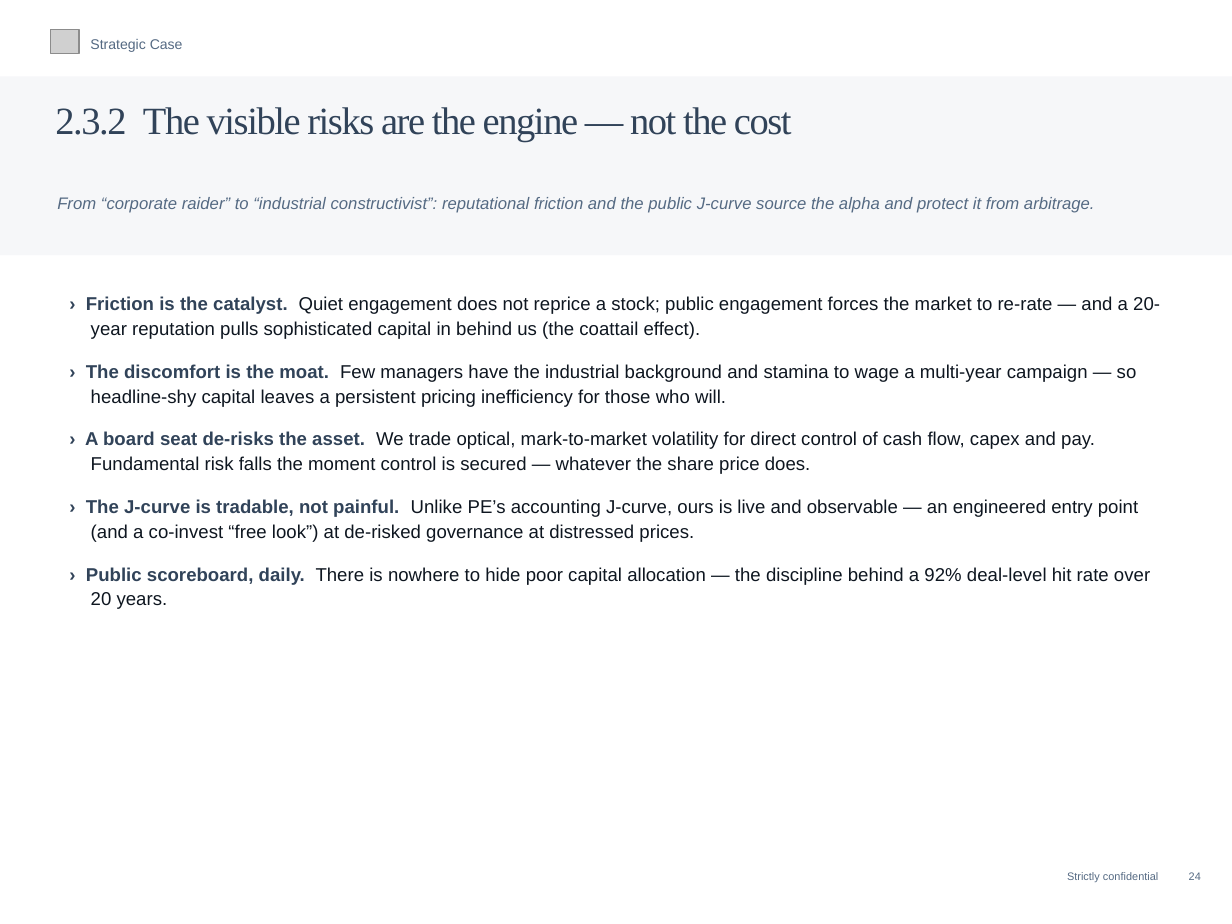
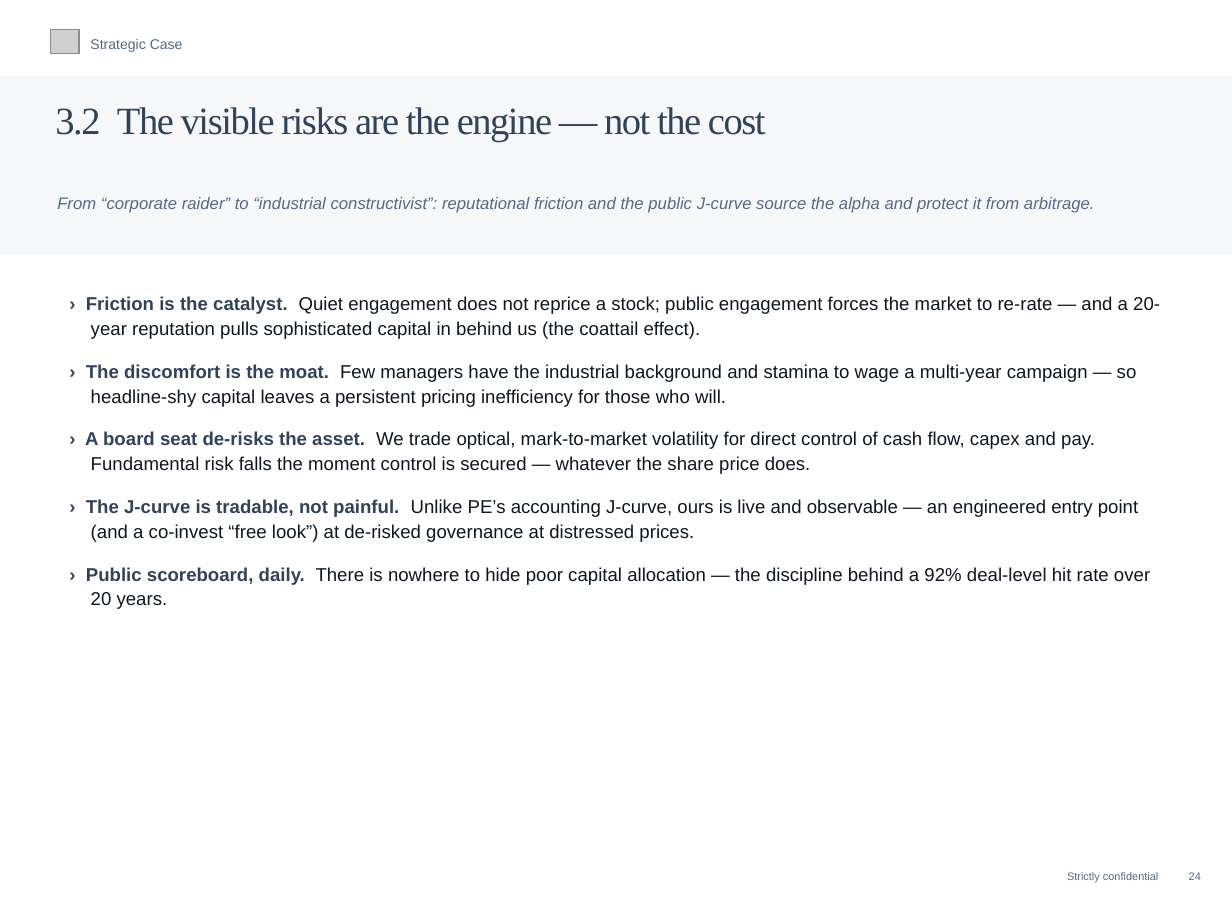
Before and after one commit to charette-lab/Claude, a slide deck: slide 27 of Athanase_Engaged_Ownership_Allocator_Deck.pptx. Drawn at 1232x924 pixels with LibreOffice and Linux fonts; fonts in the diff are those of the drawing; grey boxes stand for pictures. Boxes give left, top, right and bottom in pixels: in the first picture for what was removed or moved away, otherwise in the second. Text is boxed around its words. In the diff, an @@ line names an element or a change of style, - is before the commit and + after.

```diff
--- a/Athanase_Engaged_Ownership_Allocator_Deck.pptx
+++ b/Athanase_Engaged_Ownership_Allocator_Deck.pptx
@@ text at <box>55,107,766,142</box>: text changed @@
-2.3.2 The visible risks are the engine — not the cost
+3.2 The visible risks are the engine — not the cost
```
Also in this commit, not shown: 39 other slides changed, 1 other file.
